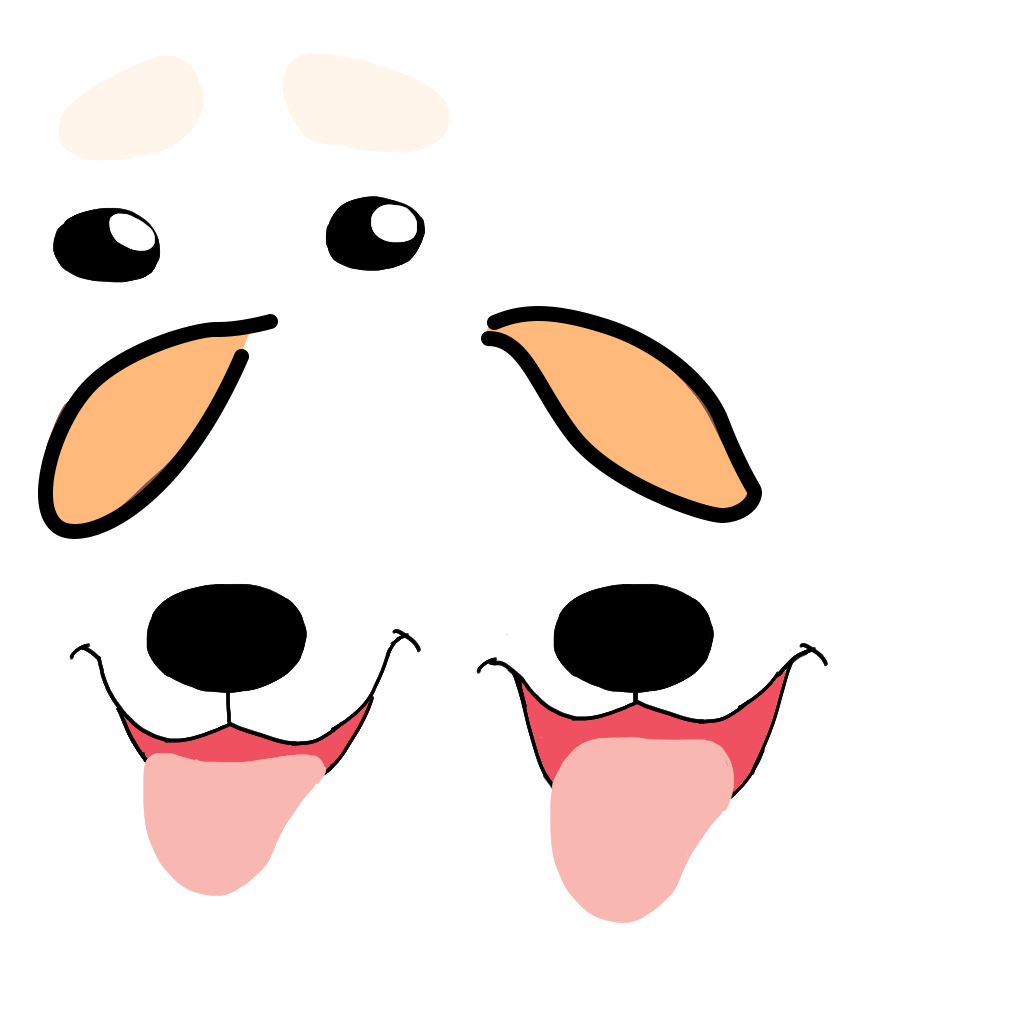
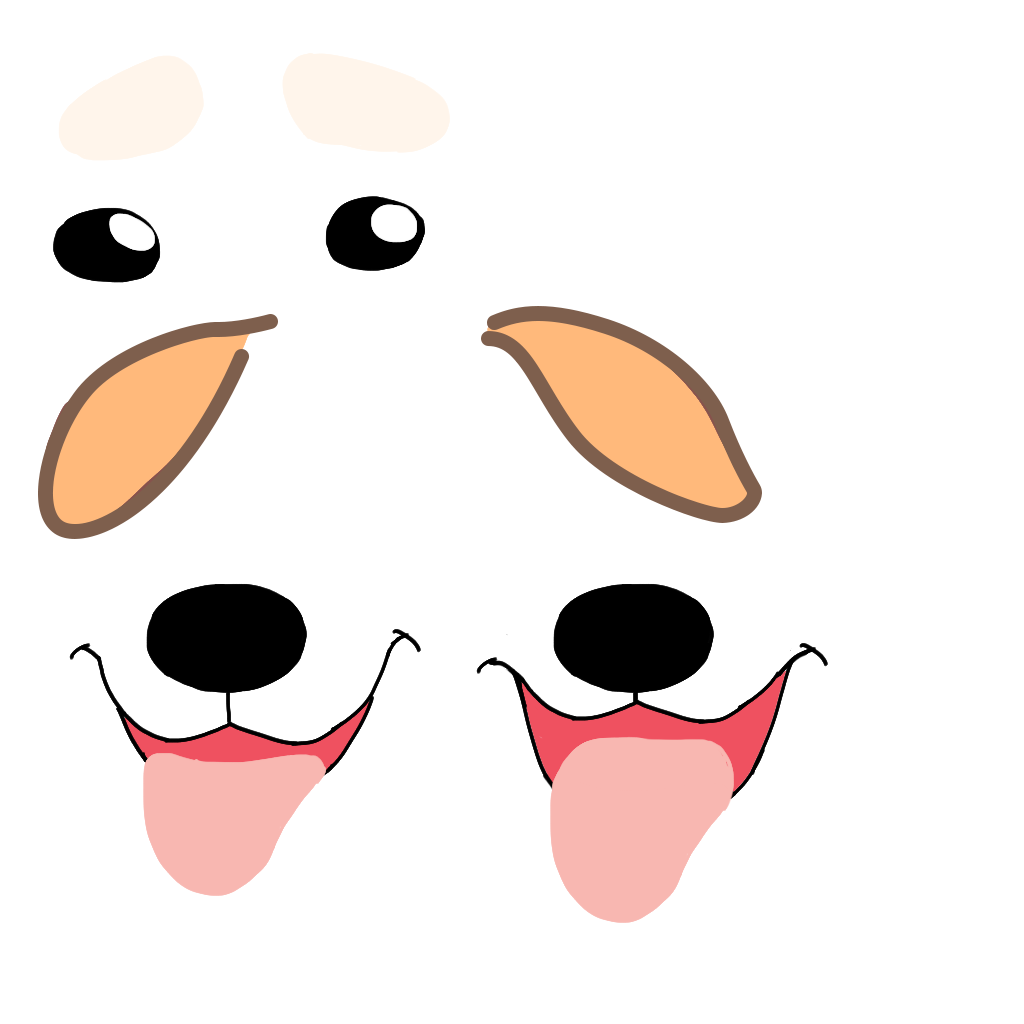
Layered file, before and after one edit (w=1024, h=1024). Changes by layer:
painted on "Shape 2" over (x1=481, y1=306, x2=762, y2=523)
painted on "Shape 1" over (x1=38, y1=314, x2=278, y2=539)
